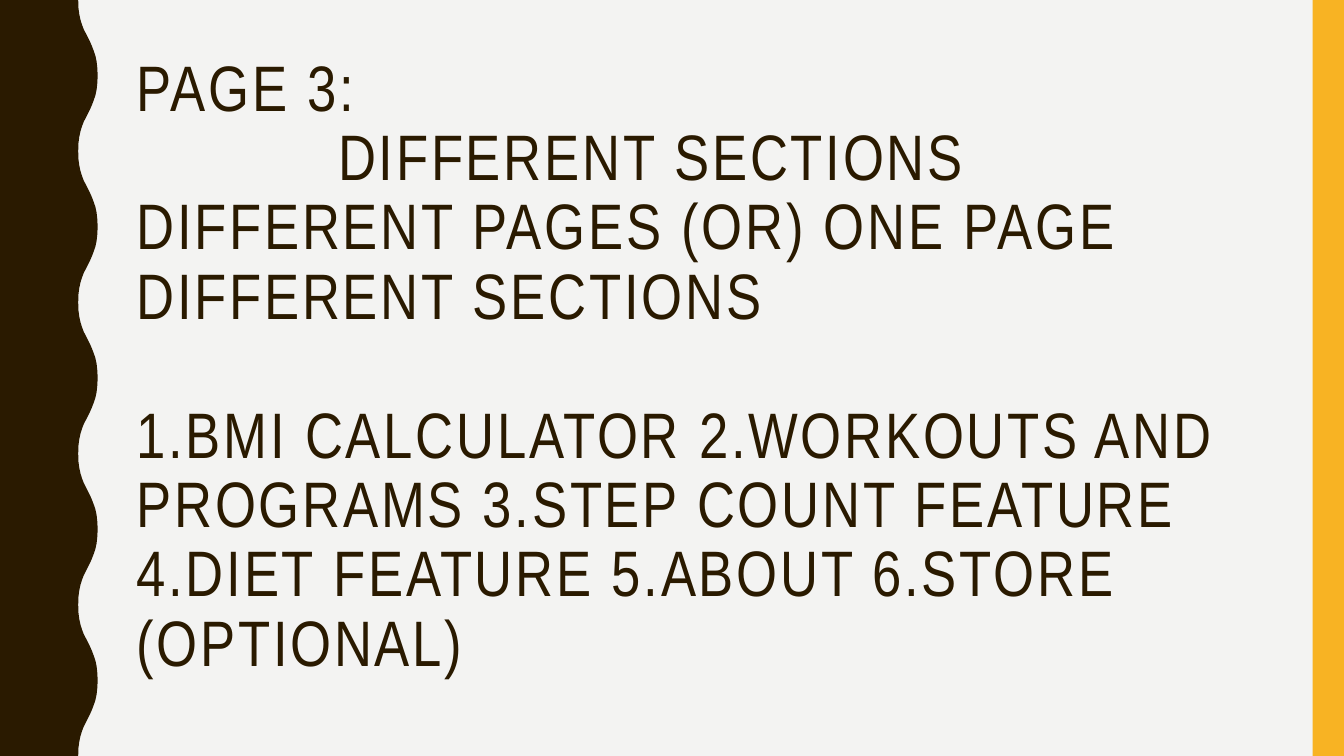
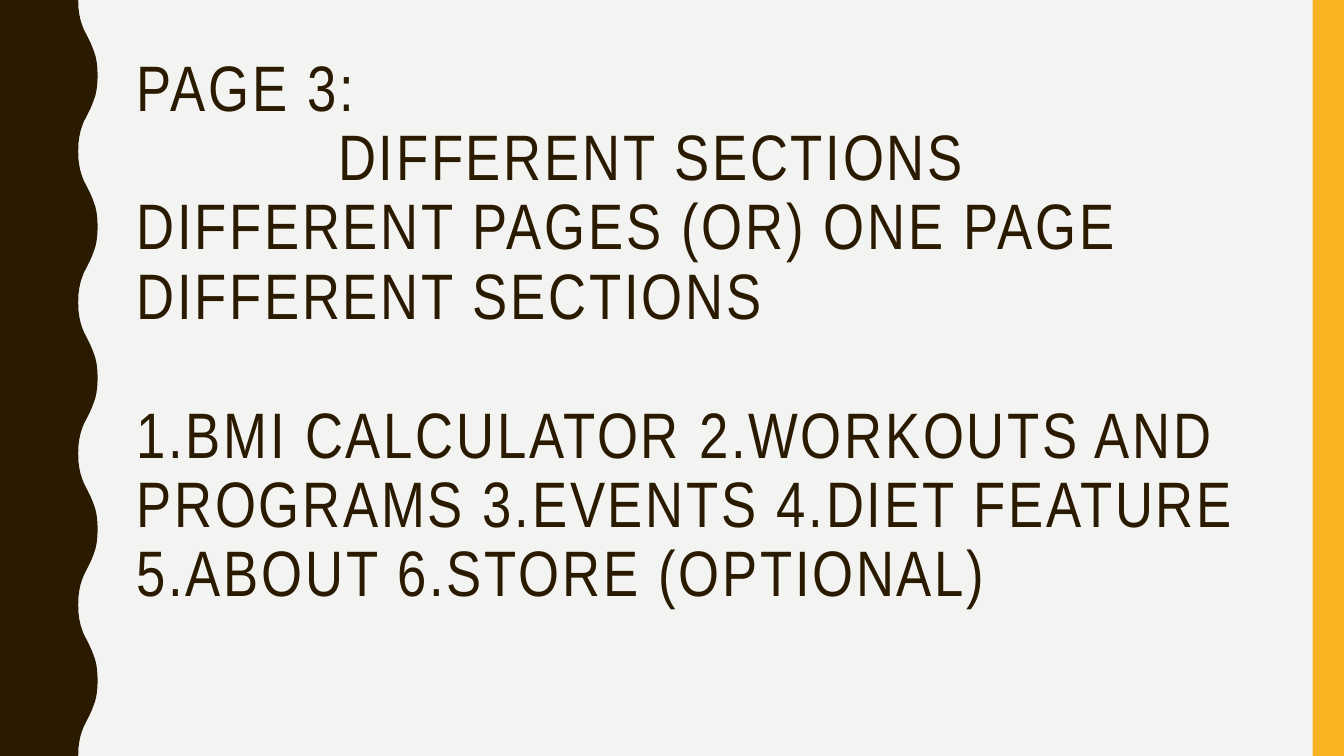
Before and after one commit to M-Akhil-pavan-sai/MiniProject-FitnessGuide, a slide deck: slide 3 of Fitness Guide new.pptx. Drawn at 1344x756 pixels with LibreOffice and Linux fonts; fonts in the diff are those of the drawing. Boxes give left, top, right and bottom in pixels: in the first picture for what was removed or moved away, otherwise in the second. Text is boxed around its words. In the diff, an @@ line names an element or a change of style, - is before the commit and + after.

```diff
--- a/Fitness Guide new.pptx
+++ b/Fitness Guide new.pptx
@@ title at <box>136,66,1232,609</box>: text changed @@
-PAGE 3:
-DIFFERENT SECTIONS DIFFERENT PAGES (OR) ONE PAGE DIFFERENT SECTIONS
-1.BMI CALCULATOR 2.WORKOUTS AND PROGRAMS 3.STEP COUNT FEATURE 4.DIET FEATURE 5.ABOUT 6.STORE (OPTIONAL)
+PAGE 3:
+DIFFERENT SECTIONS DIFFERENT PAGES (OR) ONE PAGE DIFFERENT SECTIONS
+1.BMI CALCULATOR 2.WORKOUTS AND PROGRAMS 3.EVENTS 4.DIET FEATURE 5.ABOUT 6.STORE (OPTIONAL)
```
Also in this commit, not shown: 15 other files.
